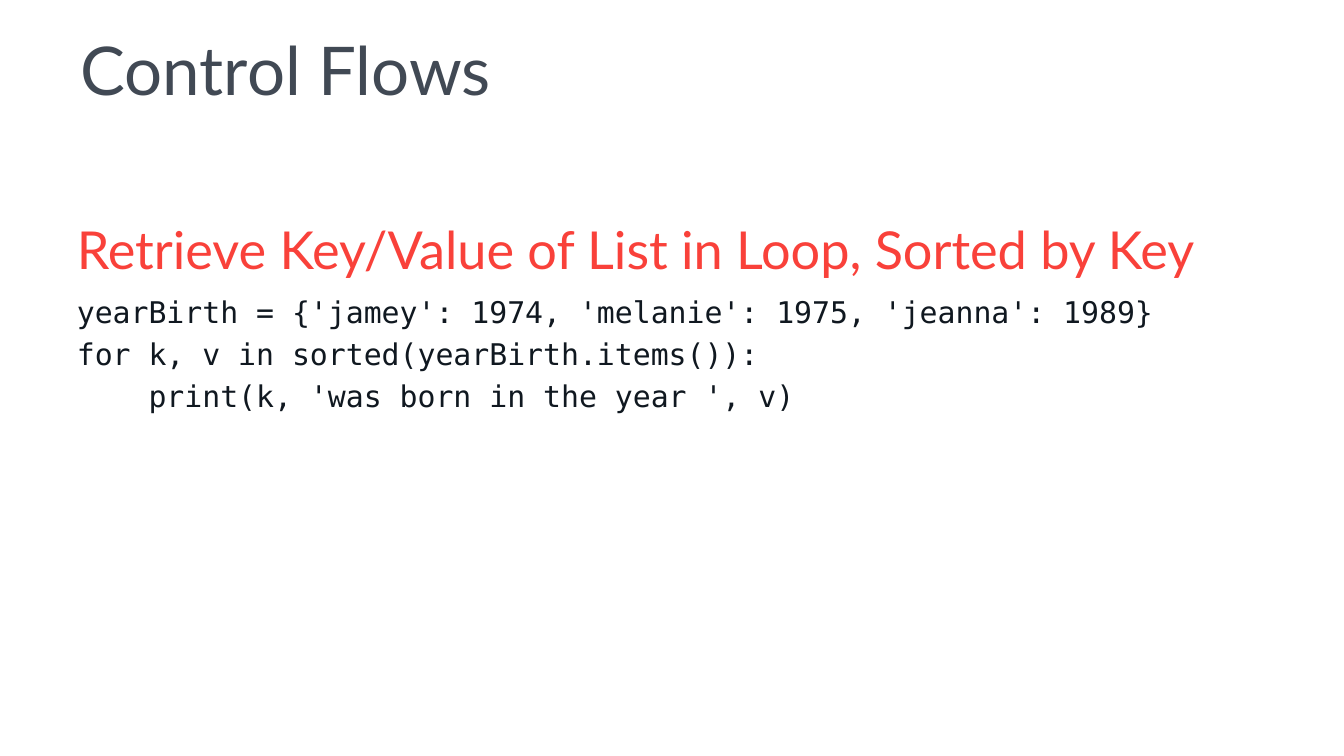
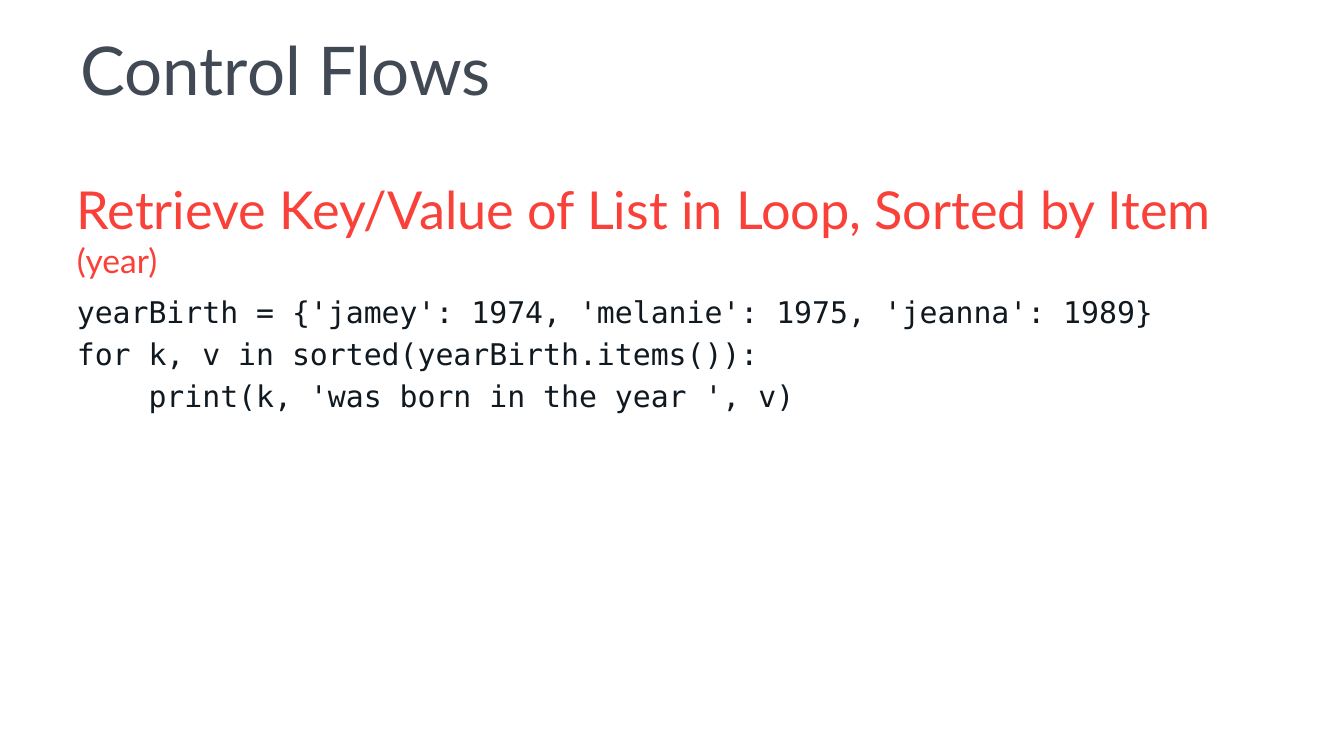
Before and after one commit to STATCowboy/SnakeCharmer-Intro, a slide deck: slide 46 of JameyJohnston_CodeLikeASnakeCharmer-Intro to Python_20171002.pptx. Drawn at 1344x756 pixels with LibreOffice and Linux fonts; fonts in the diff are those of the drawing; background and template pictures are left out. Boxes give left, top, right and bottom in pixels: in the first picture for what was removed or moved away, otherwise in the second. Text is boxed around its words. In the diff, an @@ line names an element or a change of style, - is before the commit and + after.

Commit message:
Updated PPT

```diff
--- a/JameyJohnston_CodeLikeASnakeCharmer-Intro to Python_20171002.pptx
+++ b/JameyJohnston_CodeLikeASnakeCharmer-Intro to Python_20171002.pptx
@@ text at (77, 190, 1211, 279): text changed @@
-Retrieve Key/Value of List in Loop, Sorted by Key
+Retrieve Key/Value of List in Loop, Sorted by Item (year)
```
